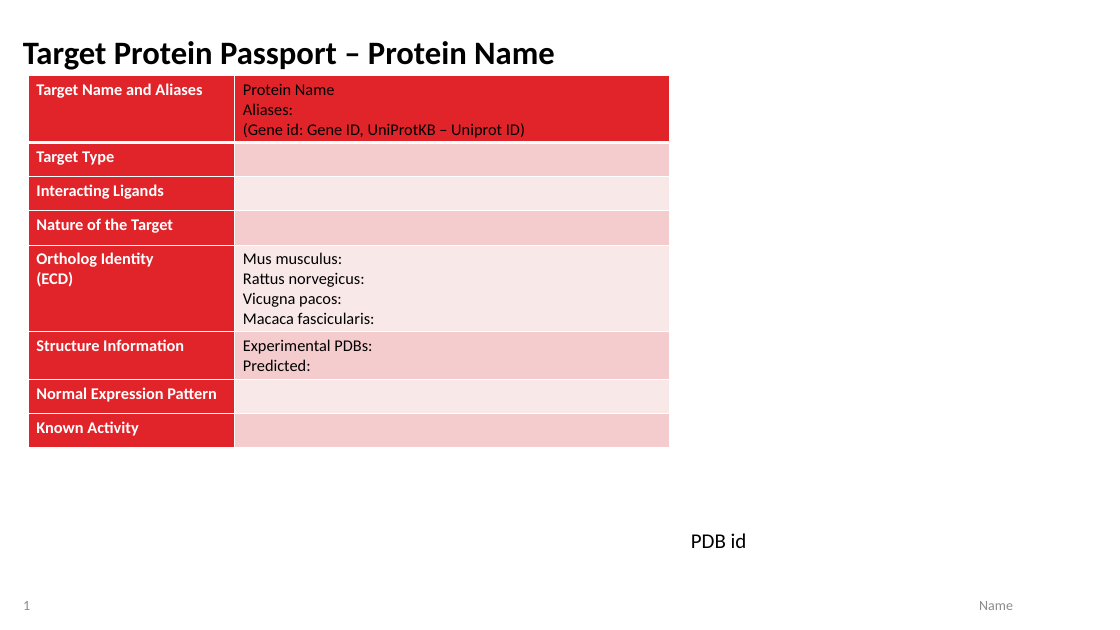
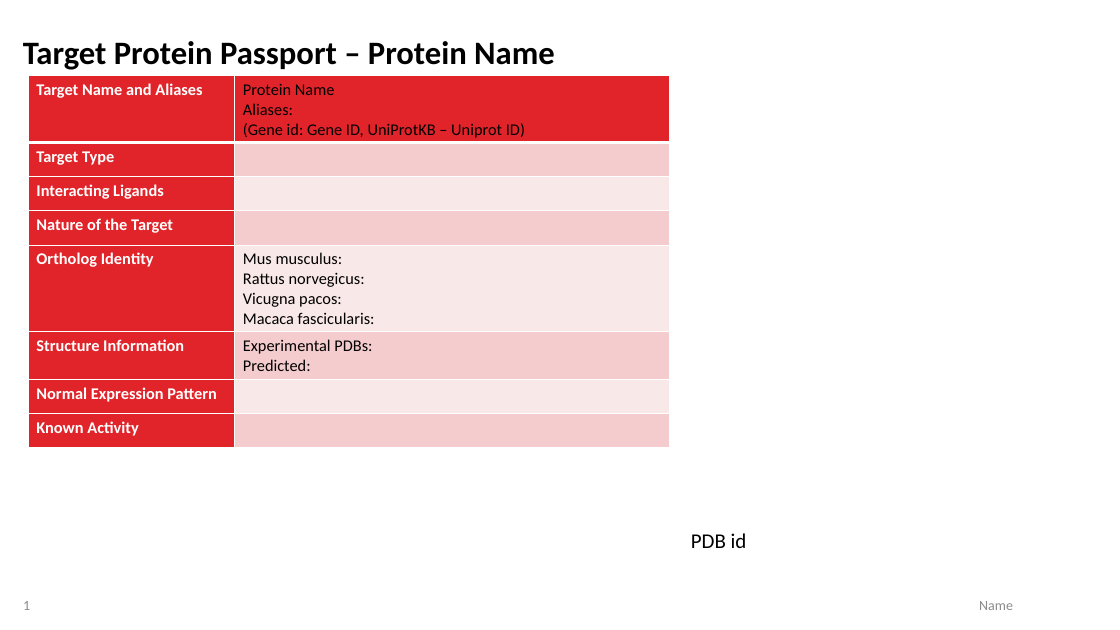
Before and after one commit to cc1015/protein_passport_automation, a slide deck: slide 1 of assets/template.pptx. Drawn at 1120x630 pixels with LibreOffice and Linux fonts; fonts in the diff are those of the drawing. Boxes give left, top, right and bottom in pixels: in the first picture for what was removed or moved away, otherwise in the second. Text is boxed around its words. In the diff, an @@ line names an element or a change of style, - is before the commit and + after.

```diff
--- a/assets/template.pptx
+++ b/assets/template.pptx
@@ table at (28, 76, 669, 448) @@
-row 5, column 1: Ortholog Identity / (ECD)
+row 5, column 1: Ortholog Identity
```
Also in this commit, not shown: 1 other slide changed, 5 other files.
